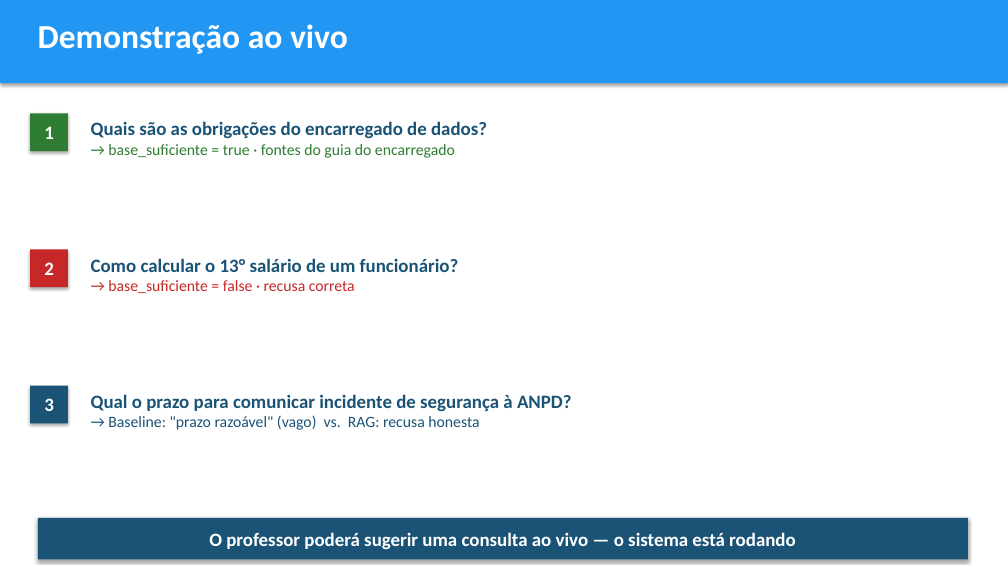
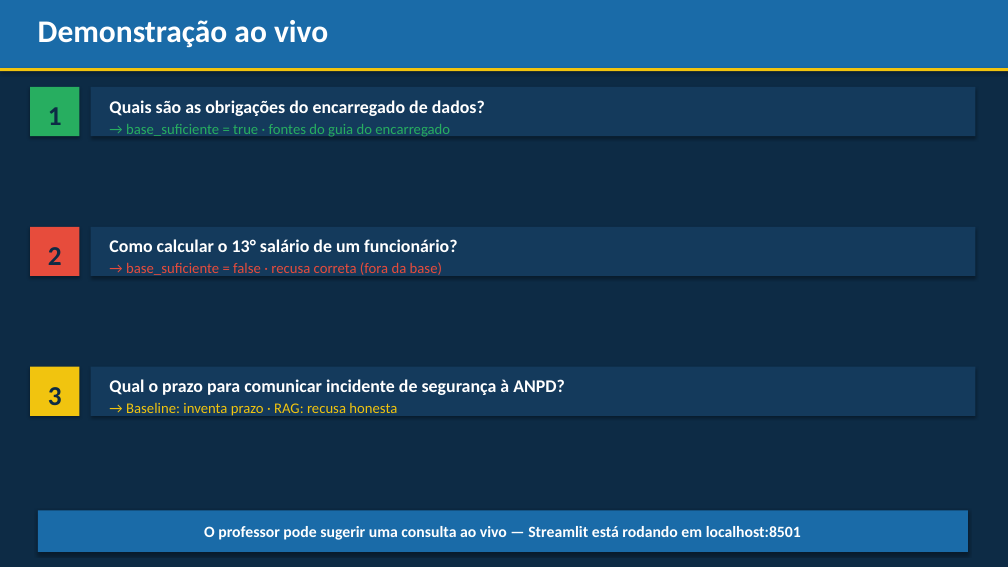
Before and after one commit to kioba0/lgpd-rag-assistant, a slide deck: slide 14 of relatorio/slides_lgpd_rag.pptx (slide 13 before the commit). Drawn at 1008x567 pixels with LibreOffice and Linux fonts; fonts in the diff are those of the drawing. Boxes give left, top, right and bottom in pixels: in the first picture for what was removed or moved away, otherwise in the second. Text is boxed around its words. In the diff, an @@ line names an element or a change of style, - is before the commit and + after.

Commit message:
design: slides redesenhados com paleta moderna, slide 11 com top-k 2-8, novos achados no slide 13

```diff
--- a/relatorio/slides_lgpd_rag.pptx
+++ b/relatorio/slides_lgpd_rag.pptx
@@ background #FFFFFF to #0D2B45 @@
@@ rectangle: place and size @@
-rectangle at bbox=[0, 0, 1008, 83]
+rectangle at bbox=[0, 0, 1008, 68]
@@ rectangle at bbox=[0, 0, 1008, 68]: fill #2196F3 to #1A6BA8 @@
@@ text "Demonstração ao vivo" at bbox=[38, 20, 328, 48]: size 32 to 30 pt @@
@@ rectangle added at bbox=[0, 68, 1008, 71], fill #F1C40F @@
@@ rectangle added at bbox=[30, 87, 79, 136], fill #27AE60 @@
@@ rectangle added at bbox=[91, 87, 975, 136], fill #143A5C @@
@@ text "1": place and size @@
-text "1" at bbox=[30, 113, 68, 151]
+text "1" at bbox=[48, 107, 62, 125]
@@ text "1" at bbox=[48, 107, 62, 125]: size 18 to 26 pt, text colour #FFFFFF to #0D2B45; vertical alignment middle to top; fill #2E7D32 to none; shadow off @@
@@ text "→ base_suficiente = true · ...": place and size @@
-text "→ base_suficiente = true · ..." at bbox=[91, 121, 487, 158]
+text "→ base_suficiente = true · ..." at bbox=[126, 124, 450, 138]
@@ text "→ base_suficiente = true · ..." at bbox=[126, 124, 450, 138]: size 15 to 14 pt, text colour #2E7D32 to #27AE60 @@
@@ text added at bbox=[109, 100, 485, 116], 17 pt, text #FFFFFF, bold @@
+Quais são as obrigações do encarregado de dados?
@@ text at bbox=[91, 121, 487, 139]: paragraph removed @@
-Quais são as obrigações do encarregado de dados?
@@ text "2": place and size @@
-text "2" at bbox=[30, 250, 68, 287]
+text "2" at bbox=[48, 247, 62, 265]
@@ text "2" at bbox=[48, 247, 62, 265]: size 18 to 26 pt, text colour #FFFFFF to #0D2B45; vertical alignment middle to top; fill #C62828 to none; shadow off @@
@@ rectangle added at bbox=[30, 227, 79, 276], fill #E74C3C @@
@@ rectangle added at bbox=[91, 227, 975, 276], fill #143A5C @@
@@ text "Como calcular o 13° salário ...": place and size @@
-text "Como calcular o 13° salário ..." at bbox=[91, 258, 459, 293]
+text "Como calcular o 13° salário ..." at bbox=[109, 239, 457, 252]
@@ text "Como calcular o 13° salário ..." at bbox=[109, 239, 457, 252]: size 18 to 17 pt, text colour #1A5376 to #FFFFFF @@
@@ text added at bbox=[126, 262, 442, 278], 14 pt, text #E74C3C @@
+→ base_suficiente = false · recusa correta (fora da base)
@@ text at bbox=[108, 280, 355, 293]: paragraph removed @@
-→ base_suficiente = false · recusa correta
@@ text "3": place and size @@
-text "3" at bbox=[30, 386, 68, 423]
+text "3" at bbox=[48, 387, 62, 405]
@@ text "3" at bbox=[48, 387, 62, 405]: size 18 to 26 pt, text colour #FFFFFF to #0D2B45; vertical alignment middle to top; fill #1A5376 to none; shadow off @@
@@ rectangle added at bbox=[30, 367, 79, 416], fill #F1C40F @@
@@ rectangle added at bbox=[91, 367, 975, 416], fill #143A5C @@
@@ text "Qual o prazo para comunicar ..." at bbox=[109, 379, 565, 395]: size 18 to 17 pt, text colour #1A5376 to #FFFFFF @@
@@ text "Qual o prazo para comunicar ...": place and size @@
-text "Qual o prazo para comunicar ..." at bbox=[91, 394, 572, 430]
+text "Qual o prazo para comunicar ..." at bbox=[109, 379, 565, 395]
@@ text at bbox=[108, 415, 479, 430]: paragraph removed @@
-→ Baseline: "prazo razoável" (vago) vs. RAG: recusa honesta
@@ text added at bbox=[126, 403, 397, 417], 14 pt, text #F1C40F @@
+→ Baseline: inventa prazo · RAG: recusa honesta
@@ rectangle "O professor pode sugerir uma ...": place and size @@
-rectangle "O professor pode sugerir uma ..." at bbox=[38, 518, 968, 560]
+rectangle "O professor pode sugerir uma ..." at bbox=[38, 510, 968, 552]
@@ rectangle "O professor pode sugerir uma ..." at bbox=[38, 510, 968, 552]: fill #1A5376 to #1A6BA8 @@
@@ text in rectangle at bbox=[204, 526, 801, 540]: text changed; size 18 to 15 pt @@
-O professor poderá sugerir uma consulta ao vivo — o sistema está rodando
+O professor pode sugerir uma consulta ao vivo — Streamlit está rodando em localhost:8501
```
Also in this commit, not shown: 10 other slides changed, 6 slides added, 5 slides removed, 1 other file.
